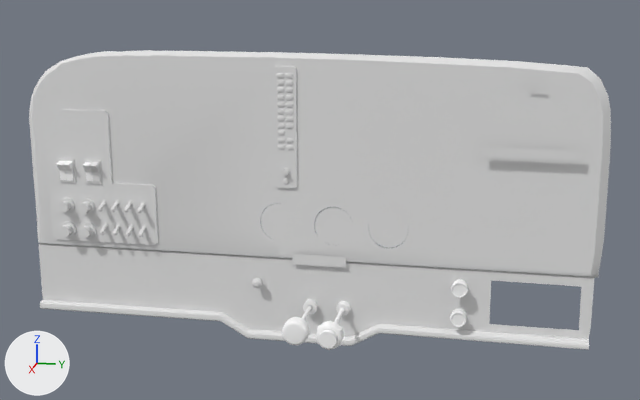
An edit to the Blender file dev/blender/fg1000.blend, drawn before and after from the same camera.
Camera for both pictures: a 50 mm camera at (1.0, 0.308, 0.276) aimed at (-0.353, 0.038, -0.062). Arrows for +X, +Y and +Z are at lower left; the lights stay in place.

Script lines for the objects in view, before the commit:
```python
me_cylinder_024 = bpy.data.meshes.new('Cylinder.024')
me_cylinder_024.from_pydata(...)  # 354 vertices, 384 faces; spans x -0.3601..-0.2312, y -0.0199..0.0213, z -0.2506..-0.2094
me_cylinder_024.polygons.foreach_set('use_smooth', [True] * 384)
me_cylinder_024.materials.append(mat_metals_plastic)  # its picture is missing
me_panel_mesh_000 = bpy.data.meshes.new('Panel.mesh.000')
me_panel_mesh_000.from_pydata(...)  # 76 vertices, 57 faces; spans x 0.004..0.006, y -0.079..0.116, z 0.072..0.109
me_panel_mesh_000.polygons.foreach_set('use_smooth', [True] * 57)
me_panel_mesh_000.materials.append(mat_selector_panel)  # its picture is missing
me_plane_011 = bpy.data.meshes.new('Plane.011')
me_plane_011.from_pydata(...)  # 356 vertices, 167 faces; spans x -0.37..-0.36, y -0.173..0.169, z -0.479..0.473
me_plane_011.polygons.foreach_set('use_smooth', [True] * 167)
me_plane_011.materials.append(mat_glasspanel)  # its picture is missing
ob_panel_1 = bpy.data.objects.new('panel', me_panel_mesh_000)
ob_panel_1.parent = ob_audio_panel
ob_panel_1.location = (-0.369, 0.0697, 0.0323)
ob_panel_1.rotation_euler = (1.571, 0.0, 0.0)  # degrees (90, 0, 0)
ob_panel_1.show_transparent = True
ob_panel_1_glass = bpy.data.objects.new('panel_1_glass', me_plane_011)
ob_panel_1_glass.location = (-0.006, 0.0, 0.0)
ob_panel_1_glass.rotation_euler = (1.571, 0.0, 0.0)  # degrees (90, 0, 0)
ob_panel_1_glass.show_transparent = True
ob_throttle_fg1000 = bpy.data.objects.new('Throttle-fg1000', me_cylinder_024)
ob_throttle_fg1000.location = (-0.011, 0.019, -0.018)
ob_throttle_fg1000.show_transparent = True
# also in view: 'panel_1_1-fg1000' at (-0.363, 0.0, -0.242); 'glass_panel-fg1000' at (-0.359, 0.185, -0.023); 'Mixture-fg1000' at (-0.299, 0.074, -0.248); 'Panel' at (-0.364, -0.341, -0.043)
```
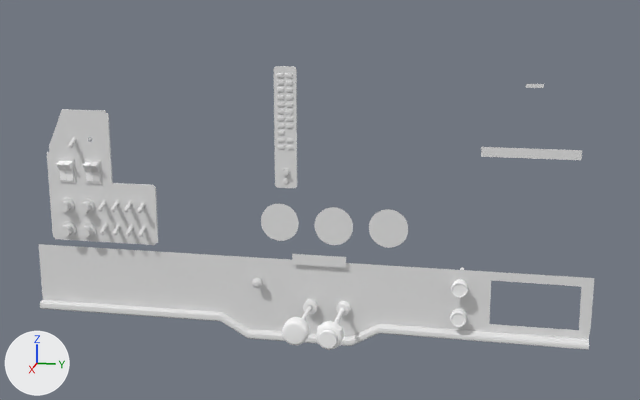
What differs and where, as boxes [x1, y1, x2, y2] in the pictures (640 x 400 px):
'panel_1_glass', hidden
    before: [29, 50, 611, 278]

What the commit changed:
Object 'panel_1_glass' (ob_panel_1_glass) is now hidden.
